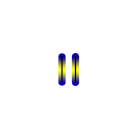
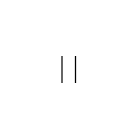
Layers edited between the first and the second 140 × 140 image:
pixels changed over [58, 53, 80, 86] (layer not identified)
